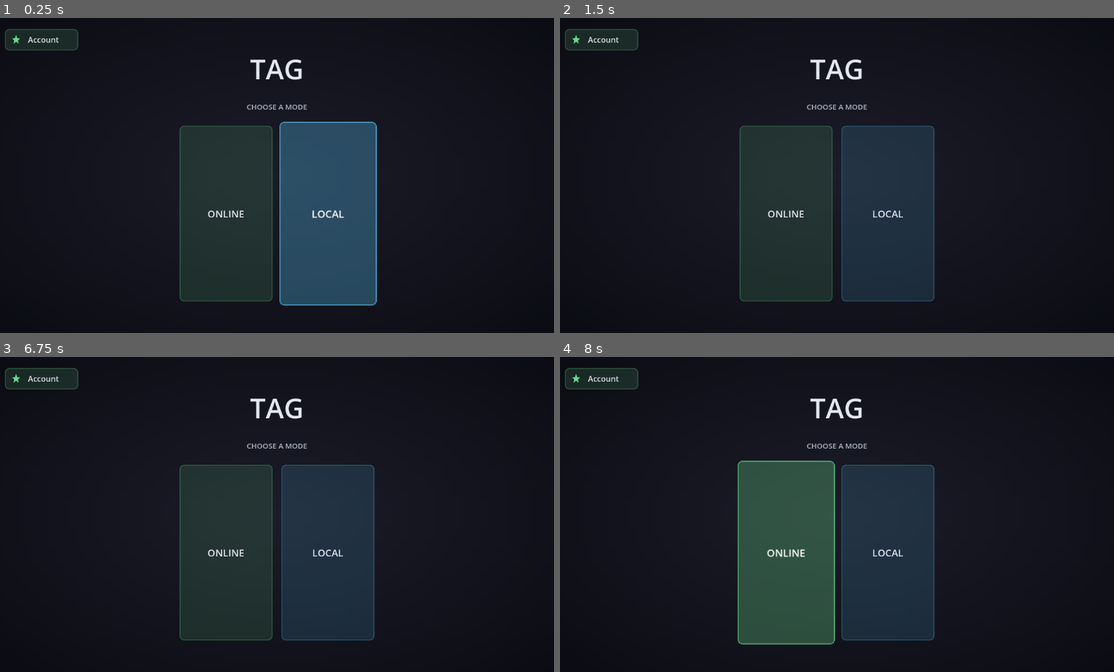
Above: before the commit, frames 1-4 (two rows, left to right).
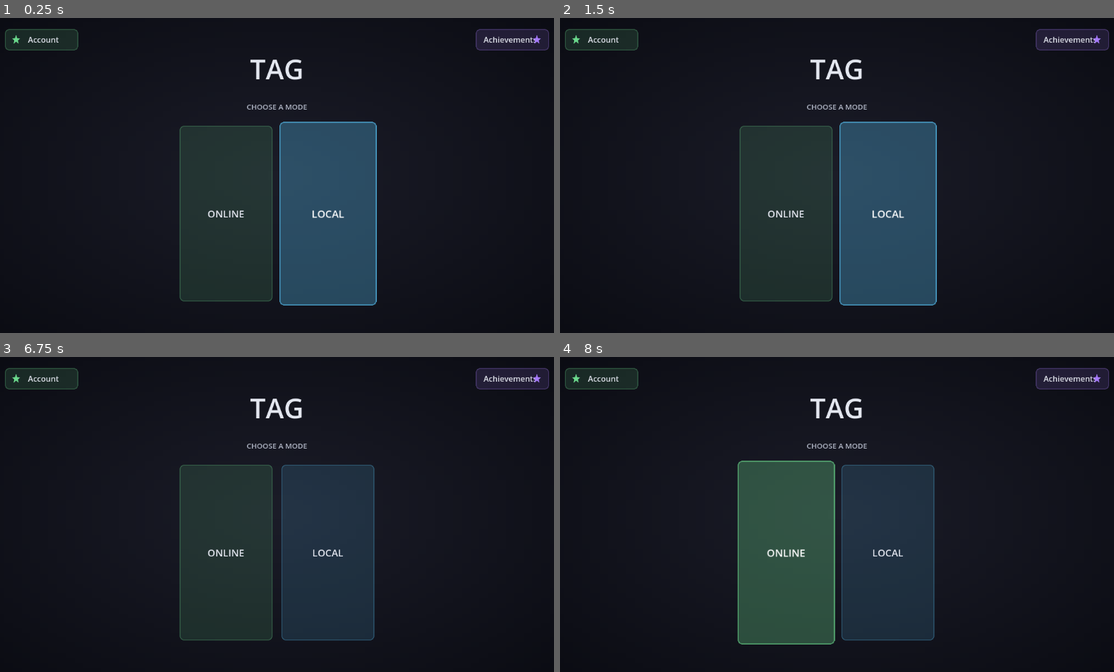
Above: after the commit, the same moments.

Repository: SumDumIdiut/tag
Game: Godot game, scene res://main/bootstrap.tscn
The game is run twice, just before and just after one commit, with the same random seed, the same clock (stepped at 60 frames per second) and the same inputs.
Inputs (mouse positions are in pixels of both pictures, inside the frame that each line leads up to):
- Up to frame 1 (0.25 s): no input
- Up to frame 2 (1.5 s): click (1069, 40) at 0.5 s, where only the run after the commit has a clickable "Achievements"; click (837, 307) at 1.25 s, where only the run after the commit has a clickable "Back"
- Up to frame 3 (6.75 s): click "LOCAL" at 2 s; click "Back" at 2.75 s; click "Account" at 3.5 s; click "Back" at 4.25 s; click "ONLINE" at 5 s; click "Back" at 5.75 s; tap Enter at 6.5 s; move the mouse to (398, 498) at 6.52 s; hold D (move_right) from 6.53 s (still down); hold K (climb) from 6.53 s (still down); click (398, 498) at 6.67 s
- Up to frame 4 (8 s): tap Space (jump) at 6.77, 7.25 s; release D (move_right) at 7.25 s; release K (climb) at 7.25 s; drag from (726, 530) to (809, 577) at 7.27 s

The runs differ from the first frame. In frame 1, 0.9% of the frame differs, in the area x 85-100%, y 3-11%; in frame 2, 11%, in the area x 50-100%, y 3-92%; in frame 3, 0.9%; in frame 4, 0.9%.

Commit message:
Add an achievements menu, per-achievement badge art, and unlock toasts
Achievements menu (new top-right main-menu button, mirroring Account's
top-left placement) lists every achievement in the catalog -- not just
unlocked ones, since the server only ever reports what's unlocked
(GET /api/progression/:clientId); what's still locked is purely a
client-side concept, shown dimmed with a padlock badge instead of
omitted.

Each achievement gets its own baked badge (achievement_badge.gd, same
baked-PNG-first/procedural-fallback pattern rank_badge.gd/local_map_icon.gd
already established) -- a "tier" achievement (Silver League, Diamond
League, etc.) reuses its real rank tier's own color, tying the badge
directly to the rank ladder; win/endurance/misc achievements get their
own category color and glyph.

match_results.gd now diffs each post-match progression fetch against a
locally-persisted "already seen" set (achievement_tracker.gd -- the
server has no "what's new" concept, only current totals) and queues a
slide-in "Achievement Unlocked" toast for anything genuinely new.

Diff:
--- /dev/null
+++ b/game/cosmetics/achievement_catalog.gd
@@ -0,0 +1,40 @@
+extends RefCounted
+class_name AchievementCatalog
+
+# Client-side mirror of relay-server/server.js's ACHIEVEMENTS -- same
+# hand-synced tradeoff rank_tiers.gd already accepts for RANK_TIERS. The
+# server only ever reports which ids a player has *unlocked* (see
+# GET /api/progression/:clientId); this catalog is what lets the
+# achievements menu also show the ones they haven't gotten yet, grayed out,
+# rather than only ever showing an ever-growing unlocked list with no sense
+# of what's left. `category` picks the badge art/color (see
+# achievement_badge.gd) -- "tier" ones reuse their real rank tier's own
+# color (RankTiers.TIERS), tying the badge directly to the rank ladder
+# instead of an arbitrary one.
+const ACHIEVEMENTS := [
+	{"id": "first_win", "name": "First Blood", "desc": "Win your first match", "category": "win"},
+	{"id": "ten_wins", "name": "Perfect Ten", "desc": "Win 10 matches", "category": "win"},
+	{"id": "fifty_wins", "name": "Half a Century", "desc": "Win 50 matches", "category": "win"},
+	{"id": "untouchable", "name": "Untouchable", "desc": "Win a match without ever being it", "category": "win"},
+	{"id": "veteran", "name": "Veteran", "desc": "Play 50 matches", "category": "endurance"},
+	{"id": "century", "name": "Century Club", "desc": "Play 100 matches", "category": "endurance"},
+	{"id": "marathon", "name": "Marathon Runner", "desc": "Play 200 matches", "category": "endurance"},
+	{"id": "silver", "name": "Silver League", "desc": "Reach Silver rank", "category": "tier", "tier": "Silver"},
+	{"id": "gold", "name": "Gold League", "desc": "Reach Gold rank", "category": "tier", "tier": "Gold"},
+	{"id": "platinum", "name": "Platinum League", "desc": "Reach Platinum rank", "category": "tier", "tier": "Platinum"},
+	{"id": "diamond", "name": "Diamond League", "desc": "Reach Diamond rank", "category": "tier", "tier": "Diamond"},
+	{"id": "master", "name": "Master League", "desc": "Reach Master rank", "category": "tier", "tier": "Master"},
+	{"id": "grandmaster", "name": "Grandmaster League", "desc": "Reach Grandmaster rank", "category": "tier", "tier": "Grandmaster"},
+	{"id": "champion", "name": "Champion League", "desc": "Reach Champion rank", "category": "tier", "tier": "Champion"},
+	{"id": "legend", "name": "Legend League", "desc": "Reach Legend rank", "category": "tier", "tier": "Legend"},
+	{"id": "mythic", "name": "Mythic League", "desc": "Reach Mythic rank", "category": "tier", "tier": "Mythic"},
+	{"id": "immortal", "name": "Immortal League", "desc": "Reach Immortal rank", "category": "tier", "tier": "Immortal"},
+	{"id": "creator", "name": "Creator League", "desc": "???", "category": "tier", "tier": "Creator"},
+	{"id": "last_place", "name": "Tag, You're It", "desc": "Place last in a match", "category": "misc"},
+]
+
+static func find(id: String) -> Dictionary:
+	for a in ACHIEVEMENTS:
+		if a.id == id:
+			return a
+	return {}
--- /dev/null
+++ b/game/cosmetics/achievement_tracker.gd
@@ -0,0 +1,45 @@
+extends RefCounted
+class_name AchievementTracker
+
+# Tracks which achievement ids this client has already seen unlocked, purely
+# locally (user://) -- the server (GET /api/progression/:clientId) only ever
+# reports the current full unlocked set, never a "here's what's new," so
+# there's nothing server-side to diff against. Comparing a fresh fetch
+# against this local record is what lets match_results.gd tell "you already
+# had this" apart from "you just earned this" to decide what's worth a
+# notification for.
+
+const SAVE_PATH := "user://seen_achievements.txt"
+
+static func load_seen() -> Dictionary:
+	var seen := {}
+	if not FileAccess.file_exists(SAVE_PATH):
+		return seen
+	var f := FileAccess.open(SAVE_PATH, FileAccess.READ)
+	if not f:
+		return seen
+	while not f.eof_reached():
+		var line := f.get_line().strip_edges()
+		if not line.is_empty():
+			seen[line] = true
+	return seen
+
+static func save_seen(ids: Array) -> void:
+	var f := FileAccess.open(SAVE_PATH, FileAccess.WRITE)
+	if not f:
+		return
+	for id in ids:
+		f.store_line(String(id))
+
+## Returns whichever of `current_ids` weren't in the locally-saved seen set,
+## then updates that saved set to include all of `current_ids` -- call once
+## per fetch, not speculatively, or a caller that checks without persisting
+## would see the same "new" ids again on the next fetch.
+static func diff_and_mark_seen(current_ids: Array) -> Array:
+	var seen := load_seen()
+	var new_ids := []
+	for id in current_ids:
+		if not seen.has(id):
+			new_ids.append(id)
+	save_seen(current_ids)
+	return new_ids
--- /dev/null
+++ b/game/main/achievements_menu.gd
@@ -0,0 +1,125 @@
+extends Control
+
+# Shows every achievement in the catalog (see achievement_catalog.gd), not
+# just whichever ones this player has -- the server only ever reports
+# unlocked ids (GET /api/progression/:clientId), so what's still locked is
+# entirely a client-side concept, rendered dimmed with a padlock badge
+# (achievement_badge.gd) rather than left off the list. Built entirely in
+# code, same pattern friends_menu.gd already established.
+
+const UIStyle := preload("res://ui/ui_style.gd")
+const AchievementCatalog := preload("res://cosmetics/achievement_catalog.gd")
+const AchievementBadgeScene := preload("res://ui/achievement_badge.gd")
+const PROGRESSION_API_BASE := "https://codecade.co.za/tag/api/progression"
+const ACCENT := UIStyle.COLOR_ACCENT
+
+var _status_label: Label
+var _list_box: VBoxContainer
+
+func _ready() -> void:
+	UIStyle.add_background(self, "achievements_menu")
+
+	var vbox := VBoxContainer.new()
+	vbox.set_anchors_and_offsets_preset(Control.PRESET_FULL_RECT, Control.PRESET_MODE_MINSIZE, 32)
+	vbox.add_theme_constant_override("separation", 14)
+	add_child(vbox)
+
+	vbox.add_child(UIStyle.title_label("Achievements", 32))
+
+	_status_label = Label.new()
+	_status_label.horizontal_alignment = HORIZONTAL_ALIGNMENT_CENTER
+	_status_label.add_theme_color_override("font_color", Color(0.7, 0.72, 0.78))
+	_status_label.text = "Loading..."
+	vbox.add_child(_status_label)
+
+	var scroll := ScrollContainer.new()
+	scroll.size_flags_vertical = Control.SIZE_EXPAND_FILL
+	vbox.add_child(scroll)
+	_list_box = VBoxContainer.new()
+	_list_box.add_theme_constant_override("separation", 8)
+	_list_box.size_flags_horizontal = Control.SIZE_EXPAND_FILL
+	scroll.add_child(_list_box)
+
+	# Placeholder rows (all locked) until the real unlocked set arrives.
+	_render([])
+
+	var back_btn := Button.new()
+	back_btn.text = "Back"
+	back_btn.custom_minimum_size = Vector2(0, 40)
+	UIStyle.style_back_button(back_btn)
+	back_btn.pressed.connect(_on_back_pressed)
+	vbox.add_child(back_btn)
+
+	_fetch_progression()
+
+func _fetch_progression() -> void:
+	if PlayerIdentity.client_id.is_empty():
+		_status_label.text = "Log in to track achievements."
+		return
+	var req := HTTPRequest.new()
+	add_child(req)
+	req.request_completed.connect(func(_result: int, response_code: int, _headers: PackedStringArray, body: PackedByteArray):
+		req.queue_free()
+		if response_code != 200:
+			_status_label.text = "Couldn't reach the server."
+			return
+		var parsed = JSON.parse_string(body.get_string_from_utf8())
+		if typeof(parsed) != TYPE_DICTIONARY:
+			_status_label.text = "Couldn't reach the server."
+			return
+		var unlocked_ids: Array = []
+		for a in parsed.get("achievements", []):
+			unlocked_ids.append(String(a.get("id", "")))
+		_render(unlocked_ids)
+	)
+	req.request("%s/%s" % [PROGRESSION_API_BASE, PlayerIdentity.client_id])
+
+func _render(unlocked_ids: Array) -> void:
+	for child in _list_box.get_children():
+		_list_box.remove_child(child)
+		child.queue_free()
+	var unlocked_set := {}
+	for id in unlocked_ids:
+		unlocked_set[id] = true
+	_status_label.text = "%d / %d unlocked" % [unlocked_ids.size(), AchievementCatalog.ACHIEVEMENTS.size()]
+	for a in AchievementCatalog.ACHIEVEMENTS:
+		_list_box.add_child(_build_row(a, unlocked_set.has(a.id)))
+
+func _build_row(a: Dictionary, unlocked: bool) -> Control:
+	var panel := PanelContainer.new()
+	panel.add_theme_stylebox_override("panel", UIStyle.panel_box(ACCENT if unlocked else UIStyle.COLOR_NEUTRAL, 0.05 if unlocked else 0.02))
+
+	var row := HBoxContainer.new()
+	row.add_theme_constant_override("separation", 12)
+	panel.add_child(row)
+
+	var badge := AchievementBadgeScene.new()
+	badge.category = String(a.category)
+	badge.tier = String(a.get("tier", ""))
+	badge.unlocked = unlocked
+	badge.achievement_id = String(a.id)
+	badge.custom_minimum_size = Vector2(44, 44)
+	row.add_child(badge)
+
+	var text_box := VBoxContainer.new()
+	text_box.size_flags_horizontal = Control.SIZE_EXPAND_FILL
+	text_box.add_theme_constant_override("separation", 2)
+	row.add_child(text_box)
+
+	var name_label := Label.new()
+	name_label.text = String(a.name)
+	name_label.add_theme_font_size_override("font_size", 16)
+	if not unlocked:
+		name_label.add_theme_color_override("font_color", Color(0.55, 0.57, 0.62))
+	text_box.add_child(name_label)
+
+	var desc_label := Label.new()
+	desc_label.text = String(a.desc)
+	desc_label.add_theme_font_size_override("font_size", 12)
+	desc_label.add_theme_color_override("font_color", Color(0.6, 0.63, 0.72))
+	text_box.add_child(desc_label)
+
+	return panel
+
+func _on_back_pressed() -> void:
+	get_tree().change_scene_to_file("res://main/main_menu.tscn")
--- /dev/null
+++ b/game/main/achievements_menu.tscn
@@ -0,0 +1,14 @@
+[gd_scene load_steps=3 format=3]
+
+[ext_resource type="Script" path="res://main/achievements_menu.gd" id="1"]
+[ext_resource type="Theme" path="res://ui/theme.tres" id="2"]
+
+[node name="AchievementsMenu" type="Control"]
+layout_mode = 3
+anchors_preset = 15
+anchor_right = 1.0
+anchor_bottom = 1.0
+grow_horizontal = 2
+grow_vertical = 2
+theme = ExtResource("2")
+script = ExtResource("1")
--- a/game/main/main_menu.gd
+++ b/game/main/main_menu.gd
@@ -25,6 +25,7 @@
 	for mode in MODES:
 		mode_bar.add_child(_build_bar(mode))
 	_build_account_button()
+	_build_achievements_button()
 	_check_for_update()
 	_check_for_asset_update()
 
@@ -108,5 +109,31 @@
 
 	add_child(btn)
 
+## Opposite corner from Account -- same "always available, doesn't compete
+## with the mode bars" placement, just top-right instead of top-left.
+func _build_achievements_button() -> void:
+	var btn := Button.new()
+	btn.text = "Achievements  "
+	btn.custom_minimum_size = Vector2(150, 44)
+	btn.focus_mode = Control.FOCUS_ALL
+	UIStyle.style_button(btn, UIStyle.COLOR_ACCENT, 10)
+	btn.set_anchors_preset(Control.PRESET_TOP_RIGHT)
+	btn.position = Vector2(-170, 24)
+	btn.pressed.connect(_on_mode_pressed.bind("res://main/achievements_menu.tscn"))
+
+	var icon_wrap := Control.new()
+	icon_wrap.mouse_filter = Control.MOUSE_FILTER_IGNORE
+	icon_wrap.set_anchors_preset(Control.PRESET_CENTER_RIGHT)
+	icon_wrap.position = Vector2(-34, -10)
+	icon_wrap.custom_minimum_size = Vector2(20, 20)
+	btn.add_child(icon_wrap)
+	var icon := ModeIconScene.new()
+	icon.icon_type = "star"
+	icon.icon_color = UIStyle.COLOR_ACCENT
+	icon.custom_minimum_size = Vector2(18, 20)
+	icon_wrap.add_child(icon)
+
+	add_child(btn)
+
 func _on_mode_pressed(scene_path: String) -> void:
 	get_tree().change_scene_to_file(scene_path)
--- a/game/main/match_results.gd
+++ b/game/main/match_results.gd
@@ -8,6 +8,8 @@
 const RANKED_API_BASE := "https://codecade.co.za/tag/api/ranked"
 const PROGRESSION_API_BASE := "https://codecade.co.za/tag/api/progression"
 const UIStyle := preload("res://ui/ui_style.gd")
+const AchievementTracker := preload("res://cosmetics/achievement_tracker.gd")
+const AchievementToastScene := preload("res://ui/achievement_toast.gd")
 
 # Podium colors are medal colors (gold/silver/bronze), deliberately distinct
 # from the rank-tier color system (UIStyle.tier_color) -- this is about
@@ -31,6 +33,7 @@
 # relay-server/server.js's applyProgressionUpdates) -- not a "here's what's
 # new this match" diff, just current totals, same as rank_label above.
 var _progression_label: Label
+var _toast: Control
 
 var _ranking := []
 var _my_peer_id := -1
@@ -43,6 +46,8 @@
 	UIStyle.add_background(self, "match_results")
 	$VBox/PlacementsPanel.add_theme_stylebox_override("panel", UIStyle.panel_box(UIStyle.COLOR_RANKED))
 	UIStyle.style_button(continue_button, UIStyle.COLOR_QUICKPLAY)
+	_toast = AchievementToastScene.new()
+	add_child(_toast)
 	continue_button.pressed.connect(_on_continue_pressed)
 	# Top 3 (or fewer, for a small match) get the podium visual instead of a
 	# plain row -- anyone past 3rd still gets the existing plain-row list,
@@ -180,6 +185,11 @@
 		_progression_label.text = "Level %d -- %d XP -- %d achievement%s unlocked" % [
 			level, xp, achievements.size(), "" if achievements.size() == 1 else "s",
 		]
+		var ids: Array = []
+		for a in achievements:
+			ids.append(String(a.get("id", "")))
+		for new_id in AchievementTracker.diff_and_mark_seen(ids):
+			_toast.queue(new_id)
 	)
 	req.request("%s/%s" % [PROGRESSION_API_BASE, PlayerIdentity.client_id])
 
--- a/game/tools/build_procedural_sprites.gd
+++ b/game/tools/build_procedural_sprites.gd
@@ -18,6 +18,8 @@
 const RankBadgeScene := preload("res://ui/rank_badge.gd")
 const LocalMapIconScene := preload("res://ui/local_map_icon.gd")
 const LocalMapCatalog := preload("res://levels/local_maps/catalog.gd")
+const AchievementBadgeScene := preload("res://ui/achievement_badge.gd")
+const AchievementCatalog := preload("res://cosmetics/achievement_catalog.gd")
 
 const RANK_BADGE_SIZE := Vector2i(44, 52) # 2x rank_badge.gd's real 22x26 render size
 const RANK_BADGE_OUT_DIR := "res://assets/icons/rank_badges"
@@ -30,9 +32,13 @@
 
 const SLIDER_GRABBER_OUT := "res://assets/icons/slider_grabber_local.png"
 
+const ACHIEVEMENT_BADGE_SIZE := Vector2i(48, 48)
+const ACHIEVEMENT_BADGE_OUT_DIR := "res://assets/icons/achievement_badges"
+
 func _ready() -> void:
 	DirAccess.make_dir_recursive_absolute(ProjectSettings.globalize_path(RANK_BADGE_OUT_DIR))
 	DirAccess.make_dir_recursive_absolute(ProjectSettings.globalize_path(MAP_ICON_OUT_DIR))
+	DirAccess.make_dir_recursive_absolute(ProjectSettings.globalize_path(ACHIEVEMENT_BADGE_OUT_DIR))
 
 	for tier in RANK_TIERS:
 		var img := await _render_rank_badge(tier)
@@ -44,6 +50,14 @@
 		var img := await _render_map_icon(map_id)
 		img.save_png("%s/%s.png" % [MAP_ICON_OUT_DIR, map_id])
 		print("baked local map icon: ", map_id)
+
+	# Only the unlocked art is ever baked -- the locked/grayed-out state is a
+	# cheap runtime overlay (see achievement_badge.gd), not worth doubling
+	# every file for.
+	for a in AchievementCatalog.ACHIEVEMENTS:
+		var img := await _render_achievement_badge(a)
+		img.save_png("%s/%s.png" % [ACHIEVEMENT_BADGE_OUT_DIR, a.id])
+		print("baked achievement badge: ", a.id)
 
 	_bake_slider_grabber()
 
@@ -68,6 +82,30 @@
 	viewport.add_child(badge)
 	badge.custom_minimum_size = Vector2(RANK_BADGE_SIZE)
 	badge.size = Vector2(RANK_BADGE_SIZE)
+	badge.queue_redraw()
+
+	for i in 8:
+		await get_tree().process_frame
+	var img := viewport.get_texture().get_image()
+	viewport.queue_free()
+	return img
+
+func _render_achievement_badge(achievement: Dictionary) -> Image:
+	var viewport := SubViewport.new()
+	viewport.size = ACHIEVEMENT_BADGE_SIZE
+	viewport.transparent_bg = true
+	viewport.render_target_update_mode = SubViewport.UPDATE_ALWAYS
+	add_child(viewport)
+	await get_tree().process_frame
+
+	var badge := AchievementBadgeScene.new()
+	badge.category = String(achievement.category)
+	badge.tier = String(achievement.get("tier", ""))
+	badge.unlocked = true
+	badge.achievement_id = "" # avoid its own baked-PNG lookup while rendering the source for that exact file
+	viewport.add_child(badge)
+	badge.custom_minimum_size = Vector2(ACHIEVEMENT_BADGE_SIZE)
+	badge.size = Vector2(ACHIEVEMENT_BADGE_SIZE)
 	badge.queue_redraw()
 
 	for i in 8:
--- /dev/null
+++ b/game/ui/achievement_badge.gd
@@ -0,0 +1,136 @@
+extends Control
+class_name AchievementBadge
+
+# A small circular medallion for one achievement -- hard-edged pixel-art
+# shapes (no anti-aliasing/gradients), same rule rank_badge.gd's shield
+# follows. Color comes from the achievement's own category (see
+# achievement_catalog.gd) -- a "tier" achievement reuses its real rank
+# tier's own color (RankTiers.TIERS), tying the badge to the actual rank
+# ladder instead of an arbitrary palette. A locked achievement renders as a
+# dim gray silhouette instead of its real color, so the menu reads as "here's
+# everything, here's what you have" rather than only ever listing unlocks.
+#
+# Tries a baked PNG first (see tools/build_procedural_sprites.gd, one per
+# achievement id under res://assets/icons/achievement_badges/) and only
+# falls back to the procedural _draw() below if that file is missing, same
+# pattern rank_badge.gd/local_map_icon.gd already established. Locked state
+# is never baked (it's just the unlocked art desaturated at draw time), so
+# it always falls through to the procedural path.
+
+const RankTiers := preload("res://cosmetics/rank_tiers.gd")
+const BAKED_DIR := "res://assets/icons/achievement_badges"
+
+const CATEGORY_COLORS := {
+	"win": Color(1.0, 0.84, 0.0),
+	"endurance": Color(0.4, 0.7, 1.0),
+	"misc": Color(0.7, 0.4, 0.9),
+}
+const LOCKED_COLOR := Color(0.35, 0.36, 0.4)
+
+@export var achievement_id: String = "":
+	set(value):
+		achievement_id = value
+		_try_setup_baked()
+		queue_redraw()
+@export var category: String = "misc":
+	set(value):
+		category = value
+		queue_redraw()
+@export var tier: String = "":
+	set(value):
+		tier = value
+		queue_redraw()
+@export var unlocked: bool = true:
+	set(value):
+		unlocked = value
+		_try_setup_baked()
+		queue_redraw()
+
+var _baked_rect: TextureRect = null
+
+func _ready() -> void:
+	mouse_filter = Control.MOUSE_FILTER_IGNORE
+	_try_setup_baked()
+	resized.connect(_sync_baked_rect_size)
+	resized.connect(queue_redraw)
+	_sync_baked_rect_size()
+
+func _sync_baked_rect_size() -> void:
+	if _baked_rect:
+		_baked_rect.position = Vector2.ZERO
+		_baked_rect.size = size
+
+func _color() -> Color:
+	if not unlocked:
+		return LOCKED_COLOR
+	if category == "tier":
+		for t in RankTiers.TIERS:
+			if t.name == tier:
+				return t.color
+		return LOCKED_COLOR
+	return CATEGORY_COLORS.get(category, LOCKED_COLOR)
+
+func _try_setup_baked() -> void:
+	if _baked_rect:
+		_baked_rect.queue_free()
+		_baked_rect = null
+	if not unlocked or achievement_id.is_empty():
+		return
+	var path := "%s/%s.png" % [BAKED_DIR, achievement_id]
+	if not ResourceLoader.exists(path):
+		return
+	var tex: Texture2D = load(path)
+	if not tex:
+		return
+	_baked_rect = TextureRect.new()
+	_baked_rect.texture = tex
+	_baked_rect.stretch_mode = TextureRect.STRETCH_SCALE
+	_baked_rect.expand_mode = TextureRect.EXPAND_IGNORE_SIZE
+	_baked_rect.mouse_filter = Control.MOUSE_FILTER_IGNORE
+	add_child(_baked_rect)
+	_sync_baked_rect_size()
+
+func _draw() -> void:
+	if _baked_rect:
+		return
+	var c := size * 0.5
+	var r := minf(size.x, size.y) * 0.5
+	var color := _color()
+	var dark := color.darkened(0.5)
+	var light := color.lightened(0.3)
+
+	draw_circle(c, r, dark)
+	draw_circle(c, r * 0.86, color)
+
+	match category:
+		"win":
+			# A simple upward-pointing star -- "you earned this."
+			var pts := PackedVector2Array()
+			for i in 10:
+				var ang := -PI / 2.0 + i * PI / 5.0
+				var rad := r * (0.5 if i % 2 == 1 else 0.95)
+				pts.append(c + Vector2(cos(ang), sin(ang)) * rad)
+			draw_colored_polygon(pts, light)
+		"endurance":
+			# A clock face -- time/repetition-based achievements.
+			draw_circle(c, r * 0.5, light)
+			draw_line(c, c + Vector2(0, -r * 0.4), dark, 3.0)
+			draw_line(c, c + Vector2(r * 0.28, r * 0.1), dark, 3.0)
+		"tier":
+			# A small diamond -- rank-ladder achievements, color already
+			# carries the real tier identity.
+			var pts := PackedVector2Array([
+				c + Vector2(0, -r * 0.6), c + Vector2(r * 0.6, 0),
+				c + Vector2(0, r * 0.6), c + Vector2(-r * 0.6, 0),
+			])
+			draw_colored_polygon(pts, light)
+		_:
+			draw_circle(c, r * 0.4, light)
+
+	if not unlocked:
+		# A small padlock glyph over the dimmed medallion.
+		var lock_w := r * 0.5
+		var lock_h := r * 0.36
+		var lock_top := c + Vector2(-lock_w * 0.5, -lock_h * 0.15)
+		draw_rect(Rect2(lock_top, Vector2(lock_w, lock_h)), Color(0.12, 0.12, 0.14, 0.9))
+		draw_arc(c + Vector2(0, -lock_h * 0.15), lock_w * 0.32, PI, TAU, 16, Color(0.12, 0.12, 0.14, 0.9), 2.5)
--- /dev/null
+++ b/game/ui/achievement_toast.gd
@@ -0,0 +1,81 @@
+extends Control
+class_name AchievementToast
+
+# A small "Achievement Unlocked" popup, top-center, that slides down in,
+# holds, then slides back out -- queued one at a time so multiple unlocks
+# in the same fetch (e.g. catching up on several at once) don't all pile up
+# illegibly on top of each other. A caller just calls queue() per id; this
+# handles its own timing entirely.
+
+const UIStyle := preload("res://ui/ui_style.gd")
+const AchievementCatalog := preload("res://cosmetics/achievement_catalog.gd")
+const AchievementBadgeScene := preload("res://ui/achievement_badge.gd")
+
+const HOLD_DURATION_SEC := 2.6
+const SLIDE_DURATION_SEC := 0.35
+
+var _queue: Array = []
+var _showing := false
+var _panel: PanelContainer
+var _badge_slot: Control
+var _name_label: Label
+
+func _ready() -> void:
+	mouse_filter = Control.MOUSE_FILTER_IGNORE
+	set_anchors_and_offsets_preset(Control.PRESET_TOP_WIDE)
+	custom_minimum_size = Vector2(0, 90)
+
+	_panel = PanelContainer.new()
+	_panel.add_theme_stylebox_override("panel", UIStyle.panel_box(UIStyle.COLOR_ACCENT, 0.92, 1.0))
+	_panel.set_anchors_preset(Control.PRESET_CENTER_TOP)
+	_panel.custom_minimum_size = Vector2(280, 56)
+	_panel.position = Vector2(-140, -70) # off-screen above, slides down into view
+	add_child(_panel)
+
+	var row := HBoxContainer.new()
+	row.add_theme_constant_override("separation", 10)
+	_panel.add_child(row)
+
+	_badge_slot = AchievementBadgeScene.new()
+	_badge_slot.custom_minimum_size = Vector2(36, 36)
+	row.add_child(_badge_slot)
+
+	var text_box := VBoxContainer.new()
+	text_box.add_theme_constant_override("separation", 1)
+	row.add_child(text_box)
+
+	var title := Label.new()
+	title.text = "ACHIEVEMENT UNLOCKED"
+	title.add_theme_font_size_override("font_size", 10)
+	title.add_theme_color_override("font_color", Color(1, 1, 1, 0.75))
+	text_box.add_child(title)
+
+	_name_label = Label.new()
+	_name_label.add_theme_font_size_override("font_size", 16)
+	text_box.add_child(_name_label)
+
+func queue(achievement_id: String) -> void:
+	var a := AchievementCatalog.find(achievement_id)
+	if a.is_empty():
+		return
+	_queue.append(a)
+	if not _showing:
+		_show_next()
+
+func _show_next() -> void:
+	if _queue.is_empty():
+		_showing = false
+		return
+	_showing = true
+	var a: Dictionary = _queue.pop_front()
+	_name_label.text = String(a.name)
+	_badge_slot.category = String(a.category)
+	_badge_slot.tier = String(a.get("tier", ""))
+	_badge_slot.unlocked = true
+	_badge_slot.achievement_id = String(a.id)
+
+	var tween := create_tween()
+	tween.tween_property(_panel, "position:y", 16.0, SLIDE_DURATION_SEC).set_trans(Tween.TRANS_BACK).set_ease(Tween.EASE_OUT)
+	tween.tween_interval(HOLD_DURATION_SEC)
+	tween.tween_property(_panel, "position:y", -70.0, SLIDE_DURATION_SEC).set_trans(Tween.TRANS_SINE).set_ease(Tween.EASE_IN)
+	tween.tween_callback(_show_next)
Binary file added: game/assets/icons/achievement_badges/century.png
Binary file added: game/assets/icons/achievement_badges/champion.png
Binary file added: game/assets/icons/achievement_badges/creator.png
Binary file added: game/assets/icons/achievement_badges/diamond.png
Binary file added: game/assets/icons/achievement_badges/fifty_wins.png
Binary file added: game/assets/icons/achievement_badges/first_win.png
Binary file added: game/assets/icons/achievement_badges/gold.png
Binary file added: game/assets/icons/achievement_badges/grandmaster.png
Binary file added: game/assets/icons/achievement_badges/immortal.png
Binary file added: game/assets/icons/achievement_badges/last_place.png
Binary file added: game/assets/icons/achievement_badges/legend.png
Binary file added: game/assets/icons/achievement_badges/marathon.png
(and 7 more such lines)
